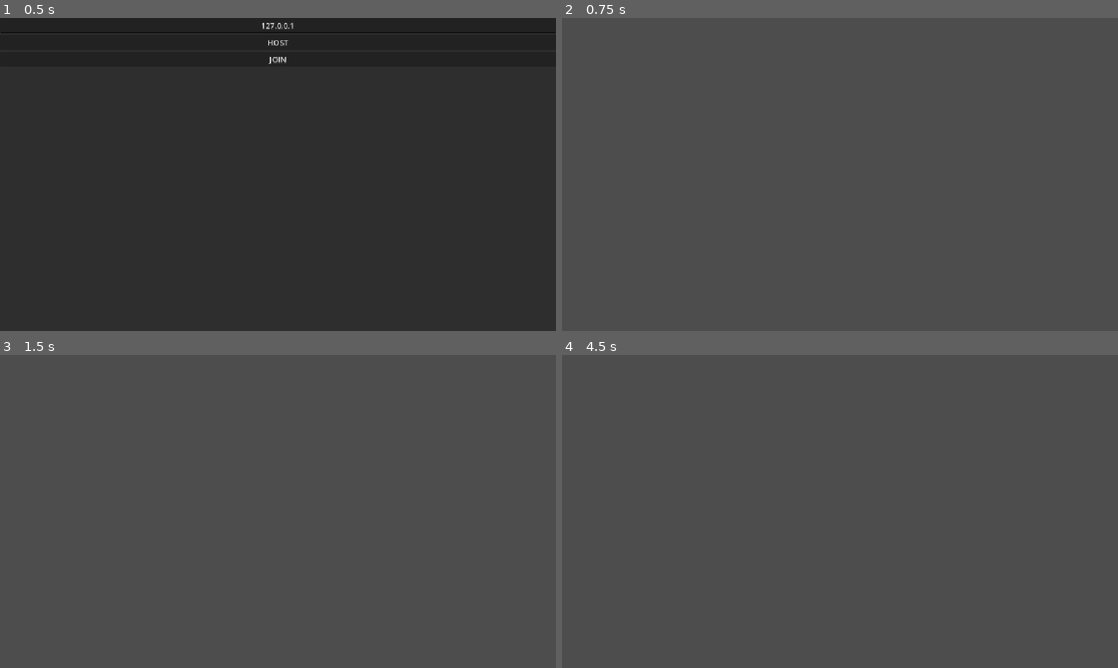
Above: before the commit, frames 1-4 (two rows, left to right).
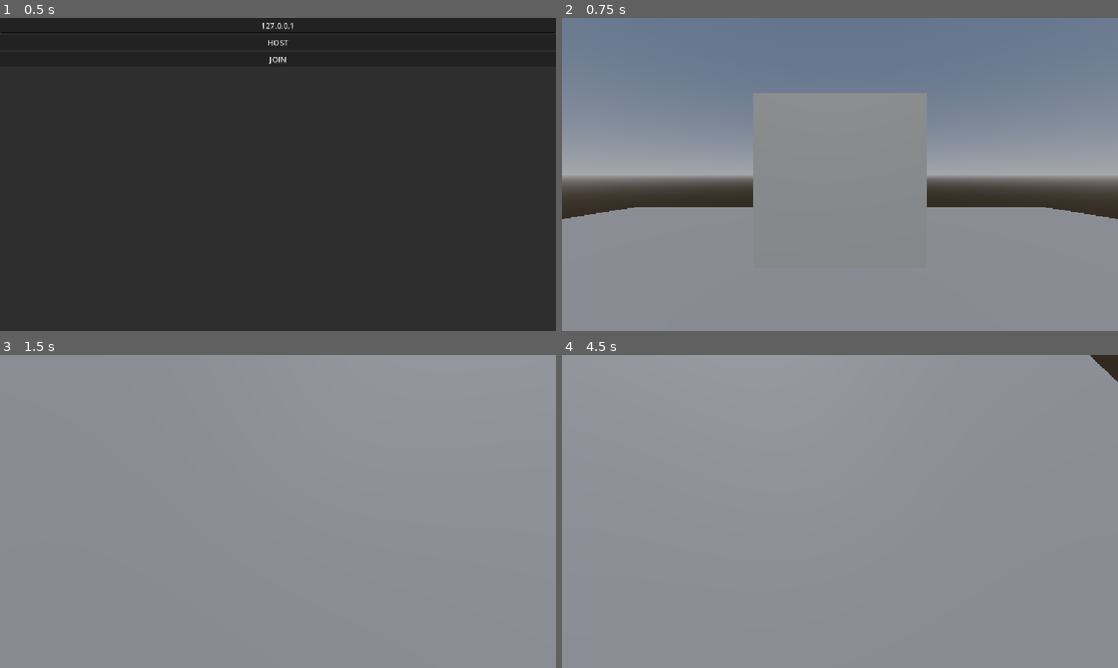
Above: after the commit, the same moments.

Repository: burvy/halcyon
Game: Godot game, scene res://scenes/main.tscn
The game is run twice, just before and just after one commit, with the same random seed, the same clock (stepped at 60 frames per second) and the same inputs.
Inputs (mouse positions are in pixels of both pictures, inside the frame that each line leads up to):
- Up to frame 1 (0.5 s): no input
- Up to frame 2 (0.75 s): click "HOST" at 0.5 s
- Up to frame 3 (1.5 s): tap Enter at 1.25 s; move the mouse to (400, 495) at 1.27 s; press the mouse at (400, 495) at 1.28 s; hold D (east) from 1.28 s (still down)
- Up to frame 4 (4.5 s): tap Space (jump) at 1.52, 2, 2.27, 3.77, 4.25 s; move the mouse to (728, 527) at 2.02 s; release D (east) at 2.03 s; release the mouse at (728, 527) at 2.03 s; hold S (south) 2.03-2.78 s; tap Shift (sprint) at 2.1, 3.6 s; click (728, 527) at 2.17 s; tap Enter at 2.75 s; move the mouse to (895, 442) at 2.77 s; press the mouse at (895, 442) at 2.78 s; hold D (east) 2.78-3.53 s; move the mouse to (812, 574) at 3.52 s; release the mouse at (812, 574) at 3.53 s; hold W (north) 3.53-4.28 s; click (812, 574) at 3.67 s; move the mouse to (1006, 558) at 4.27 s; press the mouse at (1006, 558) at 4.28 s; hold A (west) from 4.28 s (still down)

Frame 1 is identical in both runs. In frame 2, 98% of the frame differs, in the area x 0-100%, y 0-100%; in frame 3, 100%; in frame 4, 100%.

Commit message:
feat: add some more multiplayer and fix head clamping

Diff:
--- a/scenes/main.tscn
+++ b/scenes/main.tscn
@@ -2,11 +2,14 @@
 
 [ext_resource type="Script" uid="uid://dh1sl4a8hvswj" path="res://scripts/main.gd" id="1_0wfyh"]
 [ext_resource type="PackedScene" uid="uid://cefgnum6eprwq" path="res://scenes/test_level.tscn" id="1_o5qli"]
+[ext_resource type="PackedScene" uid="uid://ve1kpwjb3l2a" path="res://scenes/player.tscn" id="2_sugp2"]
 
-[node name="Main" type="Node3D" unique_id=1758475354 node_paths=PackedStringArray("input_address", "menu")]
+[node name="Main" type="Node3D" unique_id=1758475354 node_paths=PackedStringArray("input_address", "menu", "players")]
 script = ExtResource("1_0wfyh")
 input_address = NodePath("UI/MenuContainer/Menu/Address")
 menu = NodePath("UI/MenuContainer")
+players = NodePath("Players")
+player_scene = ExtResource("2_sugp2")
 
 [node name="TestLevel" parent="." unique_id=1039025625 instance=ExtResource("1_o5qli")]
 
--- a/scenes/player.tscn
+++ b/scenes/player.tscn
@@ -5,9 +5,21 @@
 
 [sub_resource type="CapsuleShape3D" id="CapsuleShape3D_ir3ff"]
 
-[node name="Player" type="CharacterBody3D" unique_id=591899681 node_paths=PackedStringArray("head")]
+[sub_resource type="SceneReplicationConfig" id="SceneReplicationConfig_g2els"]
+properties/0/path = NodePath(".:position")
+properties/0/spawn = true
+properties/0/replication_mode = 1
+properties/1/path = NodePath(".:rotation:y")
+properties/1/spawn = true
+properties/1/replication_mode = 1
+properties/2/path = NodePath("Head:rotation:x")
+properties/2/spawn = true
+properties/2/replication_mode = 1
+
+[node name="Player" type="CharacterBody3D" unique_id=591899681 node_paths=PackedStringArray("head", "eyes")]
 script = ExtResource("1_3vyb7")
 head = NodePath("Head")
+eyes = NodePath("Head/Eyes")
 
 [node name="Head" type="Node3D" parent="." unique_id=232379812]
 transform = Transform3D(1, 0, 0, 0, 1, 0, 0, 0, 1, 0, 0.5999999, 0)
@@ -25,3 +37,6 @@
 
 [node name="PlayerCollider" type="CollisionShape3D" parent="." unique_id=594270998]
 shape = SubResource("CapsuleShape3D_ir3ff")
+
+[node name="MultiplayerSynchronizer" type="MultiplayerSynchronizer" parent="." unique_id=635703870]
+replication_config = SubResource("SceneReplicationConfig_g2els")
--- a/scripts/main.gd
+++ b/scripts/main.gd
@@ -2,6 +2,8 @@
 
 @export var input_address: LineEdit
 @export var menu: PanelContainer
+@export var players: Node
+@export var player_scene: PackedScene
 
 const PORT: int = 7777
 const MAX_PLAYERS: int = 64
@@ -15,11 +17,35 @@
 	join_game(input_address.text)
 	menu.hide()
 
+func _ready() -> void:
+	multiplayer.peer_connected.connect(_on_peer_connected)
+	multiplayer.peer_disconnected.connect(_on_peer_disconnected)
+
+func _on_peer_connected(id: int) -> void:
+	if multiplayer.is_server():
+		_spawn_player(id)
+
+func _on_peer_disconnected(id: int) -> void:
+	if multiplayer.is_server():
+		_despawn_player(id)
+
+func _spawn_player(id: int) -> void:
+	var player: Node = player_scene.instantiate()
+	player.name = str(id)
+	player.set_multiplayer_authority(id)
+	players.add_child(player)
+
+func _despawn_player(id: int) -> void:
+	var p: Node = players.get_node_or_null(str(id))
+	if p:
+		p.queue_free()
+
 
 func host_game() -> void:
 	var peer: ENetMultiplayerPeer = ENetMultiplayerPeer.new()
 	peer.create_server(PORT, MAX_PLAYERS)
 	multiplayer.multiplayer_peer = peer
+	_spawn_player(multiplayer.get_unique_id())
 
 func join_game(address: String) -> void:
 	var peer: ENetMultiplayerPeer = ENetMultiplayerPeer.new()
--- a/scripts/player.gd
+++ b/scripts/player.gd
@@ -8,11 +8,14 @@
 @export var camera_sensitivity: float = 0.01
 
 @export var head: Node3D
+@export var eyes: Camera3D
 
 ## logic to run on game start
 func _ready() -> void:
 	# locks the mouse when the game starts
 	lock_mouse()
+	# prevents players from simulating everyone else
+	handle_multiplayer_ownership(is_multiplayer_authority())
 
 func _input(event: InputEvent) -> void:
 	if Input.is_action_pressed("ui_close_dialog"):
@@ -45,6 +48,17 @@
 
 # HELPER FUNCTIONS
 
+# Multiplayer - START
+
+func handle_multiplayer_ownership(owns_this: bool) -> void:
+	if owns_this:
+		eyes.current = true
+	else:
+		set_physics_process(false)
+		set_process_unhandled_input(false)
+
+# Multiplayer - END
+
 # ---
 
 # Mouse Locking - START
@@ -70,7 +84,7 @@
 		# rotate head up and down
 		head.rotate_x(-mouse_motion.relative.y * camera_sensitivity)
 		# dont allow rotation past 90 degrees
-		clamp(head.rotation.x, -PI/2, PI/2)
+		head.rotation.x = clamp(head.rotation.x, -PI/2, PI/2)
 
 # Camera Logic - END
 
